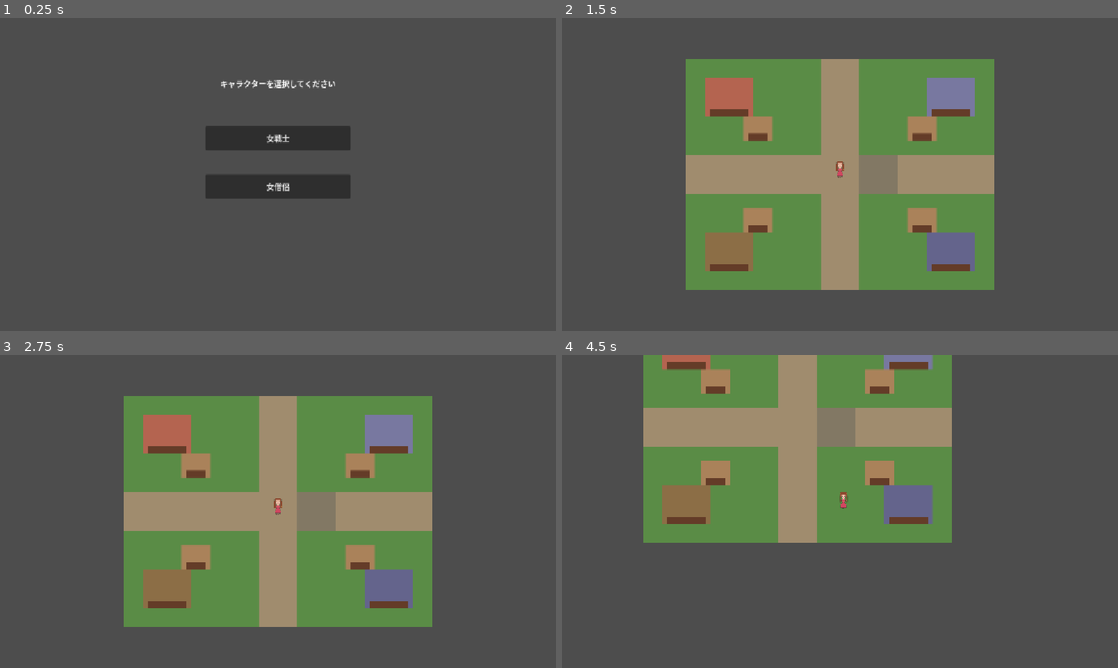
Above: before the commit, frames 1-4 (two rows, left to right).
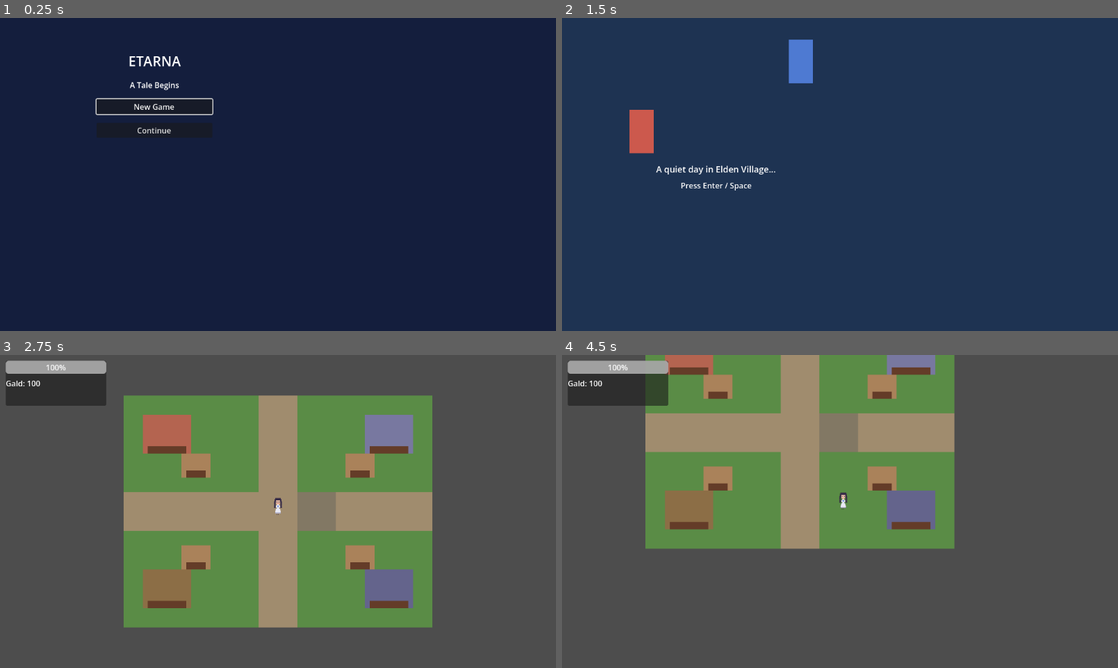
Above: after the commit, the same moments.

Repository: nkbfq763/GodotTown
Game: Godot game, scene res://title.tscn
The game is run twice, just before and just after one commit, with the same random seed, the same clock (stepped at 60 frames per second) and the same inputs. Before the commit the project starts from res://character_select.tscn.
Inputs (mouse positions are in pixels of both pictures, inside the frame that each line leads up to):
- Up to frame 1 (0.25 s): no input
- Up to frame 2 (1.5 s): click (840, 136) at 0.5 s, where only the run before the commit has a clickable "女戦士"; click (717, 105) at 1.25 s, where only the run after the commit has a clickable "New Game"
- Up to frame 3 (2.75 s): tap Enter (ui_accept) at 2, 2.27, 2.57 s; hold Right (ui_right) from 2.03 s (still down); hold A (a) from 2.03 s (still down); tap D (d) at 2.3 s
- Up to frame 4 (4.5 s): release Right (ui_right) at 2.78 s; release A (a) at 2.78 s; hold Down (ui_down) 2.78-3.53 s; tap D (d) at 2.85 s; tap Enter (ui_accept) at 3.02, 3.32 s; tap S (s) at 3.05 s; hold Right (ui_right) 3.53-4.28 s; hold S (s) 3.53-4.28 s; tap W (w) at 3.8, 4.35 s; hold Up (ui_up) from 4.28 s (still down)

The runs differ from the first frame. In frame 1, 100% of the frame differs, in the area x 0-100%, y 0-100%; in frame 2, 100%; in frame 3, 3.3%; in frame 4, 9.3%.

Commit message:
P1のタイトルからバトルまでを実装
Co-Authored-By: Devin AI <158243242+devin-ai-integration[bot]@users.noreply.github.com>

Diff:
--- /dev/null
+++ b/battle.gd
@@ -0,0 +1,83 @@
+extends Node2D
+
+enum State { START, PLAYER_TURN, RESULT }
+var state := State.START
+var hero: CharacterData
+var enemies: Array[Dictionary] = []
+var result_label: Label
+var status_label: Label
+
+func _ready() -> void:
+	hero = GameData.get_character_data()
+	if not hero:
+		hero = load("res://data/hero.tres")
+		GameData.set_character_data(hero)
+	hero.reset_for_battle()
+	for data in GameData.pending_encounter:
+		enemies.append({"data": data, "hp": data.max_hp})
+	result_label = $Result
+	status_label = $Status
+	state = State.PLAYER_TURN
+	_refresh_display()
+
+func _unhandled_input(event: InputEvent) -> void:
+	if state == State.PLAYER_TURN and event.is_action_pressed("ui_accept"):
+		_attack()
+	elif state == State.RESULT and event.is_action_pressed("ui_accept"):
+		if GameData.battle_won:
+			get_tree().change_scene_to_file("res://field.tscn")
+		else:
+			get_tree().change_scene_to_file("res://title.tscn")
+
+func _physics_process(_delta: float) -> void:
+	if state != State.PLAYER_TURN:
+		return
+	var direction := Input.get_axis("ui_left", "ui_right")
+	$Hero.position.x = clampf($Hero.position.x + direction * 3.0, 80.0, 260.0)
+
+func _attack() -> void:
+	for enemy in enemies:
+		if enemy.hp > 0:
+			var defender: EnemyData = enemy.data
+			var damage := maxi(1, int(hero.attack * 1.0) - defender.defense)
+			enemy.hp = maxi(0, enemy.hp - damage)
+			status_label.text = "%s attacks %s for %d damage!" % [hero.character_name, defender.enemy_name, damage]
+			break
+	if _all_defeated():
+		_win()
+	else:
+		_enemy_turn()
+	_refresh_display()
+
+func _enemy_turn() -> void:
+	for enemy in enemies:
+		if enemy.hp > 0:
+			var attacker: EnemyData = enemy.data
+			var damage := maxi(1, attacker.attack - hero.defense)
+			hero.current_hp = maxi(0, hero.current_hp - damage)
+			status_label.text += "  %s hits Roland for %d." % [attacker.enemy_name, damage]
+			if hero.current_hp == 0:
+				state = State.RESULT
+				GameData.finish_battle(false)
+				result_label.text = "Defeat\nPress Enter to return to title"
+			break
+
+func _all_defeated() -> bool:
+	for enemy in enemies:
+		if enemy.hp > 0:
+			return false
+	return true
+
+func _win() -> void:
+	state = State.RESULT
+	var reward := 0
+	for enemy in enemies:
+		reward += enemy.data.gald
+	GameData.gald += reward
+	GameData.finish_battle(true)
+	result_label.text = "Victory!  +%d Gald\nPress Enter to return" % reward
+
+func _refresh_display() -> void:
+	for index in enemies.size():
+		var enemy_label: Label = $EnemyList.get_child(index)
+		enemy_label.text = "%s  HP %d/%d" % [enemies[index].data.enemy_name, enemies[index].hp, enemies[index].data.max_hp]
--- /dev/null
+++ b/battle.tscn
@@ -0,0 +1,70 @@
+[gd_scene load_steps=3 format=3]
+
+[ext_resource type="Script" path="res://battle.gd" id="1"]
+[ext_resource type="PackedScene" path="res://ui/hud.tscn" id="2"]
+
+[node name="Battle" type="Node2D"]
+script = ExtResource("1")
+
+[node name="Background" type="ColorRect" parent="."]
+offset_right = 640.0
+offset_bottom = 360.0
+color = Color(0.12, 0.32, 0.2, 1)
+mouse_filter = 2
+
+[node name="Ground" type="ColorRect" parent="."]
+offset_left = 30.0
+offset_top = 270.0
+offset_right = 610.0
+offset_bottom = 320.0
+color = Color(0.42, 0.3, 0.2, 1)
+mouse_filter = 2
+
+[node name="Hero" type="ColorRect" parent="."]
+offset_left = 130.0
+offset_top = 190.0
+offset_right = 180.0
+offset_bottom = 270.0
+color = Color(0.8, 0.35, 0.3, 1)
+
+[node name="EnemyA" type="ColorRect" parent="."]
+offset_left = 450.0
+offset_top = 195.0
+offset_right = 500.0
+offset_bottom = 260.0
+color = Color(0.2, 0.8, 0.45, 1)
+
+[node name="EnemyList" type="VBoxContainer" parent="."]
+offset_left = 400.0
+offset_top = 20.0
+offset_right = 610.0
+offset_bottom = 100.0
+
+[node name="Enemy1" type="Label" parent="EnemyList"]
+layout_mode = 2
+text = "Enemy"
+
+[node name="Enemy2" type="Label" parent="EnemyList"]
+layout_mode = 2
+text = ""
+
+[node name="Enemy3" type="Label" parent="EnemyList"]
+layout_mode = 2
+text = ""
+
+[node name="Status" type="Label" parent="."]
+offset_left = 40.0
+offset_top = 325.0
+offset_right = 600.0
+offset_bottom = 345.0
+text = "Press Enter / Space to attack"
+
+[node name="Result" type="Label" parent="."]
+offset_left = 180.0
+offset_top = 120.0
+offset_right = 460.0
+offset_bottom = 180.0
+theme_override_font_sizes/font_size = 20
+horizontal_alignment = 1
+
+[node name="HUD" parent="." instance=ExtResource("2")]
--- a/character_data.gd
+++ b/character_data.gd
@@ -6,4 +6,14 @@
 @export var sprite_texture: Texture2D
 @export var speed: float = 150.0
 @export var health: int = 100
+@export var defense: int = 0
+@export var max_tp: int = 100
+@export var current_hp: int = -1
+@export var current_tp: int = -1
 @export var attack: int = 10
+
+func reset_for_battle() -> void:
+	if current_hp < 0:
+		current_hp = health
+	if current_tp < 0:
+		current_tp = max_tp
--- a/character_select.gd
+++ /dev/null
@@ -1,30 +0,0 @@
-extends Control
-
-@onready var warrior_button = $WarriorButton
-@onready var priest_button = $PriestButton
-
-func _ready() -> void:
-	warrior_button.pressed.connect(_on_warrior_selected)
-	priest_button.pressed.connect(_on_priest_selected)
-
-func _on_warrior_selected() -> void:
-	var warrior_data := CharacterData.new()
-	warrior_data.character_name = "女戦士"
-	warrior_data.character_type = "warrior"
-	warrior_data.speed = 160.0
-	warrior_data.health = 120
-	warrior_data.attack = 15
-	_start_game(warrior_data)
-
-func _on_priest_selected() -> void:
-	var priest_data := CharacterData.new()
-	priest_data.character_name = "女僧侶"
-	priest_data.character_type = "priest"
-	priest_data.speed = 140.0
-	priest_data.health = 80
-	priest_data.attack = 8
-	_start_game(priest_data)
-
-func _start_game(data: CharacterData) -> void:
-	GameData.set_character_data(data)
-	get_tree().change_scene_to_file("res://main.tscn")
--- a/character_select.tscn
+++ /dev/null
@@ -1,53 +0,0 @@
-[gd_scene load_steps=3 format=3 uid="uid://character_select"]
-
-[ext_resource type="Script" path="res://character_select.gd" id="1_select"]
-
-[sub_resource type="Theme" id="Theme_1"]
-
-[node name="CharacterSelect" type="Control"]
-layout_mode = 3
-anchors_preset = 15
-anchor_right = 1.0
-anchor_bottom = 1.0
-theme = SubResource("Theme_1")
-script = ExtResource("1_select")
-
-[node name="Label" type="Label" parent="."]
-layout_mode = 1
-anchors_preset = 8
-anchor_left = 0.5
-anchor_top = 0.5
-anchor_right = 0.5
-anchor_bottom = 0.5
-offset_left = -200.0
-offset_top = -200.0
-offset_right = 200.0
-offset_bottom = -150.0
-text = "キャラクターを選択してください"
-horizontal_alignment = 1
-
-[node name="WarriorButton" type="Button" parent="."]
-layout_mode = 1
-anchors_preset = 8
-anchor_left = 0.5
-anchor_top = 0.5
-anchor_right = 0.5
-anchor_bottom = 0.5
-offset_left = -150.0
-offset_top = -100.0
-offset_right = 150.0
-offset_bottom = -50.0
-text = "女戦士"
-
-[node name="PriestButton" type="Button" parent="."]
-layout_mode = 1
-anchors_preset = 8
-anchor_left = 0.5
-anchor_top = 0.5
-anchor_right = 0.5
-anchor_bottom = 0.5
-offset_left = -150.0
-offset_top = 0.0
-offset_right = 150.0
-offset_bottom = 50.0
-text = "女僧侶"
--- /dev/null
+++ b/data/enemy_data.gd
@@ -0,0 +1,10 @@
+extends Resource
+class_name EnemyData
+
+@export var enemy_name: String
+@export var max_hp: int = 30
+@export var attack: int = 5
+@export var defense: int = 0
+@export var exp: int = 5
+@export var gald: int = 3
+@export_file("*.png") var battle_sprite: String = "res://assets/enemies/slime/battle.png"
--- /dev/null
+++ b/data/goblin.tres
@@ -0,0 +1,12 @@
+[gd_resource type="Resource" script_class="EnemyData" load_steps=2 format=3]
+
+[ext_resource type="Script" path="res://data/enemy_data.gd" id="1"]
+
+[resource]
+script = ExtResource("1")
+enemy_name = "Goblin"
+max_hp = 36
+attack = 8
+defense = 2
+exp = 8
+gald = 10
--- /dev/null
+++ b/data/hero.tres
@@ -0,0 +1,13 @@
+[gd_resource type="Resource" script_class="CharacterData" load_steps=2 format=3]
+
+[ext_resource type="Script" path="res://character_data.gd" id="1"]
+
+[resource]
+script = ExtResource("1")
+character_name = "Roland Hartwell"
+character_type = "hero"
+speed = 150.0
+health = 120
+defense = 4
+max_tp = 40
+attack = 14
--- /dev/null
+++ b/data/skill_data.gd
@@ -0,0 +1,7 @@
+extends Resource
+class_name SkillData
+
+@export var skill_name: String
+@export var tp_cost: int = 0
+@export var power: float = 1.0
+@export var element: String = "none"
--- /dev/null
+++ b/data/slime.tres
@@ -0,0 +1,12 @@
+[gd_resource type="Resource" script_class="EnemyData" load_steps=2 format=3]
+
+[ext_resource type="Script" path="res://data/enemy_data.gd" id="1"]
+
+[resource]
+script = ExtResource("1")
+enemy_name = "Slime"
+max_hp = 24
+attack = 5
+defense = 1
+exp = 4
+gald = 6
--- /dev/null
+++ b/field.tscn
@@ -0,0 +1,59 @@
+[gd_scene load_steps=7 format=3]
+
+[ext_resource type="Script" path="res://field/field.gd" id="1"]
+[ext_resource type="PackedScene" path="res://player.tscn" id="2"]
+[ext_resource type="Script" path="res://field/enemy_symbol.gd" id="3"]
+[ext_resource type="PackedScene" path="res://ui/hud.tscn" id="4"]
+[ext_resource type="Resource" path="res://data/slime.tres" id="5"]
+[ext_resource type="Resource" path="res://data/goblin.tres" id="6"]
+
+[sub_resource type="RectangleShape2D" id="ExitShape"]
+size = Vector2(80, 20)
+
+[node name="Field" type="Node2D"]
+script = ExtResource("1")
+
+[node name="Background" type="ColorRect" parent="."]
+offset_right = 640.0
+offset_bottom = 360.0
+color = Color(0.22, 0.52, 0.25, 1)
+mouse_filter = 2
+
+[node name="Path" type="ColorRect" parent="."]
+offset_left = 0.0
+offset_top = 150.0
+offset_right = 640.0
+offset_bottom = 220.0
+color = Color(0.64, 0.51, 0.3, 1)
+mouse_filter = 2
+
+[node name="Player" parent="." instance=ExtResource("2")]
+position = Vector2(110, 180)
+
+[node name="SlimeSymbol" type="Area2D" parent="."]
+position = Vector2(300, 180)
+script = ExtResource("3")
+symbol_id = "slime_1"
+enemy_data = ExtResource("5")
+collision_layer = 2
+collision_mask = 1
+
+[node name="GoblinSymbol" type="Area2D" parent="."]
+position = Vector2(500, 180)
+script = ExtResource("3")
+symbol_id = "goblin_1"
+enemy_data = ExtResource("6")
+collision_layer = 2
+collision_mask = 1
+
+[node name="TownExit" type="Area2D" parent="."]
+position = Vector2(320, 15)
+collision_layer = 2
+collision_mask = 1
+
+[node name="CollisionShape2D" type="CollisionShape2D" parent="TownExit"]
+shape = SubResource("ExitShape")
+
+[node name="HUD" parent="." instance=ExtResource("4")]
+
+[connection signal="body_entered" from="TownExit" to="." method="_on_town_exit_body_entered"]
--- /dev/null
+++ b/field/enemy_symbol.gd
@@ -0,0 +1,28 @@
+extends Area2D
+
+@export var symbol_id: String = "slime_1"
+@export var enemy_data: EnemyData
+var triggered := false
+
+func _ready() -> void:
+	var shape := CollisionShape2D.new()
+	var circle := CircleShape2D.new()
+	circle.radius = 18.0
+	shape.shape = circle
+	add_child(shape)
+	body_entered.connect(_on_body_entered)
+	queue_redraw()
+
+func _draw() -> void:
+	draw_circle(Vector2.ZERO, 16.0, Color(0.2, 0.8, 0.45, 1))
+	draw_circle(Vector2(-5, -3), 2.0, Color.WHITE)
+	draw_circle(Vector2(5, -3), 2.0, Color.WHITE)
+	draw_circle(Vector2(-5, -3), 1.0, Color.DARK_GREEN)
+	draw_circle(Vector2(5, -3), 1.0, Color.DARK_GREEN)
+
+func _on_body_entered(body: Node2D) -> void:
+	if triggered or not body is CharacterBody2D:
+		return
+	triggered = true
+	GameData.set_encounter([enemy_data], symbol_id)
+	get_tree().change_scene_to_file("res://battle.tscn")
--- /dev/null
+++ b/field/field.gd
@@ -0,0 +1,18 @@
+extends Node2D
+
+const SLIME: EnemyData = preload("res://data/slime.tres")
+const GOBLIN: EnemyData = preload("res://data/goblin.tres")
+
+func _ready() -> void:
+	if GameData.battle_won and not GameData.defeated_symbol_id.is_empty():
+		for symbol in get_children():
+			if symbol.get("symbol_id") == GameData.defeated_symbol_id:
+				symbol.queue_free()
+				break
+		GameData.battle_won = false
+		GameData.defeated_symbol_id = ""
+	$Player.global_position = Vector2(110, 180)
+
+func _on_town_exit_body_entered(body: Node2D) -> void:
+	if body is CharacterBody2D:
+		get_tree().change_scene_to_file("res://main.tscn")
--- a/game_data.gd
+++ b/game_data.gd
@@ -1,9 +1,37 @@
 extends Node
 
 var character_data: CharacterData
+var party: Array[CharacterData] = []
+var gald: int = 100
+var progress_flags: Dictionary = {}
+var pending_encounter: Array[EnemyData] = []
+var pending_symbol_id: String = ""
+var battle_won: bool = false
+var defeated_symbol_id: String = ""
 
 func set_character_data(data: CharacterData) -> void:
 	character_data = data
+	if party.is_empty():
+		party.append(data)
+	else:
+		party[0] = data
+	data.reset_for_battle()
 
 func get_character_data() -> CharacterData:
-	return character_data
+	if character_data:
+		return character_data
+	if not party.is_empty():
+		return party[0]
+	return null
+
+func set_encounter(enemies: Array[EnemyData], symbol_id: String) -> void:
+	pending_encounter = enemies
+	pending_symbol_id = symbol_id
+	battle_won = false
+	defeated_symbol_id = ""
+
+func finish_battle(won: bool) -> void:
+	battle_won = won
+	if won:
+		defeated_symbol_id = pending_symbol_id
+	pending_encounter.clear()
--- a/main.gd
+++ b/main.gd
@@ -4,5 +4,11 @@
 @onready var player: CharacterBody2D = $Player
 
 func _ready() -> void:
+	if not GameData.get_character_data():
+		GameData.set_character_data(load("res://data/hero.tres"))
 	if town_map.has_method("get_spawn_point"):
 		player.global_position = town_map.get_spawn_point()
+
+func _on_field_exit_body_entered(body: Node2D) -> void:
+	if body is CharacterBody2D:
+		get_tree().change_scene_to_file("res://field.tscn")
--- a/main.tscn
+++ b/main.tscn
@@ -1,8 +1,12 @@
-[gd_scene load_steps=3 format=3 uid="uid://main"]
+[gd_scene load_steps=5 format=3 uid="uid://main"]
 
 [ext_resource type="PackedScene" uid="uid://player" path="res://player.tscn" id="1_player"]
 [ext_resource type="PackedScene" uid="uid://town_map" path="res://town_map.tscn" id="2_town_map"]
 [ext_resource type="Script" path="res://main.gd" id="3_main"]
+[ext_resource type="PackedScene" path="res://ui/hud.tscn" id="4_hud"]
+
+[sub_resource type="RectangleShape2D" id="ExitShape"]
+size = Vector2(100, 24)
 
 [node name="Main" type="Node2D"]
 script = ExtResource("3_main")
@@ -15,3 +19,15 @@
 [node name="Camera2D" type="Camera2D" parent="Player"]
 position_smoothing_enabled = true
 position_smoothing_speed = 5.0
+
+[node name="FieldExit" type="Area2D" parent="."]
+position = Vector2(320, 465)
+collision_layer = 2
+collision_mask = 1
+
+[node name="CollisionShape2D" type="CollisionShape2D" parent="FieldExit"]
+shape = SubResource("ExitShape")
+
+[node name="HUD" parent="." instance=ExtResource("4_hud")]
+
+[connection signal="body_entered" from="FieldExit" to="." method="_on_field_exit_body_entered"]
--- /dev/null
+++ b/opening.gd
@@ -0,0 +1,30 @@
+extends Control
+
+var step := 0
+@onready var message: Label = $Message
+
+func _ready() -> void:
+	var hero: CharacterData = load("res://data/hero.tres")
+	GameData.set_character_data(hero)
+	_update_step()
+
+func _unhandled_input(event: InputEvent) -> void:
+	if event.is_action_pressed("ui_accept"):
+		step += 1
+		if step >= 3:
+			get_tree().change_scene_to_file("res://main.tscn")
+		else:
+			_update_step()
+
+func _update_step() -> void:
+	match step:
+		0:
+			message.text = "A quiet day in Elden Village..."
+			$Selene.color = Color(0.35, 0.55, 0.95, 0.8)
+			$Selene.position = Vector2(470, 45)
+		1:
+			message.text = "Selene falls from the sky!"
+			$Selene.position = Vector2(470, 185)
+		2:
+			message.text = "Roland catches her. A new journey begins."
+			$Roland.color = Color(0.8, 0.35, 0.3, 1)
--- /dev/null
+++ b/opening.tscn
@@ -0,0 +1,50 @@
+[gd_scene load_steps=2 format=3]
+
+[ext_resource type="Script" path="res://opening.gd" id="1"]
+
+[node name="Opening" type="Control"]
+layout_mode = 3
+anchors_preset = 15
+anchor_right = 1.0
+anchor_bottom = 1.0
+grow_horizontal = 2
+grow_vertical = 2
+script = ExtResource("1")
+
+[node name="Background" type="ColorRect" parent="."]
+layout_mode = 1
+anchors_preset = 15
+anchor_right = 1.0
+anchor_bottom = 1.0
+color = Color(0.12, 0.2, 0.32, 1)
+
+[node name="Roland" type="ColorRect" parent="."]
+offset_left = 140.0
+offset_top = 190.0
+offset_right = 190.0
+offset_bottom = 280.0
+color = Color(0.8, 0.35, 0.3, 1)
+
+[node name="Selene" type="ColorRect" parent="."]
+offset_left = 470.0
+offset_top = 45.0
+offset_right = 520.0
+offset_bottom = 135.0
+color = Color(0.35, 0.55, 0.95, 0.8)
+
+[node name="Message" type="Label" parent="."]
+offset_left = 80.0
+offset_top = 300.0
+offset_right = 560.0
+offset_bottom = 335.0
+theme_override_font_sizes/font_size = 18
+text = "..."
+horizontal_alignment = 1
+
+[node name="Hint" type="Label" parent="."]
+offset_left = 220.0
+offset_top = 335.0
+offset_right = 420.0
+offset_bottom = 355.0
+text = "Press Enter / Space"
+horizontal_alignment = 1
--- a/project.godot
+++ b/project.godot
@@ -11,7 +11,7 @@
 [application]
 
 config/name="town"
-run/main_scene="res://character_select.tscn"
+run/main_scene="res://title.tscn"
 config/features=PackedStringArray("4.7", "Forward Plus")
 config/icon="res://icon.svg"
 
@@ -22,7 +22,12 @@
 [display]
 
 window/stretch/mode="canvas_items"
-window/stretch/aspect="expand"
+display/window/size/viewport_width=640
+display/window/size/viewport_height=360
+display/window/size/window_width_override=1280
+display/window/size/window_height_override=720
+window/stretch/aspect="keep"
+window/stretch/scale_mode="integer"
 
 [input]
 
--- /dev/null
+++ b/title.gd
@@ -0,0 +1,10 @@
+extends Control
+
+func _ready() -> void:
+	$Panel/NewButton.grab_focus()
+
+func _on_new_button_pressed() -> void:
+	get_tree().change_scene_to_file("res://opening.tscn")
+
+func _on_continue_button_pressed() -> void:
+	get_tree().change_scene_to_file("res://opening.tscn")
--- /dev/null
+++ b/title.tscn
@@ -0,0 +1,51 @@
+[gd_scene load_steps=2 format=3]
+
+[ext_resource type="Script" path="res://title.gd" id="1"]
+
+[node name="Title" type="Control"]
+layout_mode = 3
+anchors_preset = 15
+anchor_right = 1.0
+anchor_bottom = 1.0
+grow_horizontal = 2
+grow_vertical = 2
+script = ExtResource("1")
+
+[node name="Background" type="ColorRect" parent="."]
+layout_mode = 1
+anchors_preset = 15
+anchor_right = 1.0
+anchor_bottom = 1.0
+grow_horizontal = 2
+grow_vertical = 2
+color = Color(0.08, 0.12, 0.24, 1)
+
+[node name="Panel" type="VBoxContainer" parent="."]
+layout_mode = 0
+offset_left = 200.0
+offset_top = 70.0
+offset_right = 440.0
+offset_bottom = 300.0
+theme_override_constants/separation = 18
+
+[node name="TitleLabel" type="Label" parent="Panel"]
+layout_mode = 2
+theme_override_font_sizes/font_size = 28
+text = "ETARNA"
+horizontal_alignment = 1
+
+[node name="Subtitle" type="Label" parent="Panel"]
+layout_mode = 2
+text = "A Tale Begins"
+horizontal_alignment = 1
+
+[node name="NewButton" type="Button" parent="Panel"]
+layout_mode = 2
+text = "New Game"
+
+[node name="ContinueButton" type="Button" parent="Panel"]
+layout_mode = 2
+text = "Continue"
+
+[connection signal="pressed" from="Panel/NewButton" to="." method="_on_new_button_pressed"]
+[connection signal="pressed" from="Panel/ContinueButton" to="." method="_on_continue_button_pressed"]
--- /dev/null
+++ b/ui/hud.gd
@@ -0,0 +1,31 @@
+extends CanvasLayer
+
+var character: CharacterData
+var hp_bar: ProgressBar
+var tp_bar: ProgressBar
+var gald_label: Label
+
+func _ready() -> void:
+	hp_bar = $Panel/HP
+	tp_bar = $Panel/TP
+	gald_label = $Panel/Gald
+	set_character(GameData.get_character_data())
+
+func set_character(data: CharacterData) -> void:
+	character = data
+	if not character:
+		return
+	character.reset_for_battle()
+	hp_bar.max_value = character.health
+	tp_bar.max_value = character.max_tp
+	_refresh()
+
+func _process(_delta: float) -> void:
+	_refresh()
+
+func _refresh() -> void:
+	if not character:
+		return
+	hp_bar.value = character.current_hp
+	tp_bar.value = character.current_tp
+	gald_label.text = "Gald: %d" % GameData.gald
--- /dev/null
+++ b/ui/hud.tscn
@@ -0,0 +1,26 @@
+[gd_scene load_steps=2 format=3]
+
+[ext_resource type="Script" path="res://ui/hud.gd" id="1"]
+
+[node name="HUD" type="CanvasLayer"]
+script = ExtResource("1")
+
+[node name="Panel" type="PanelContainer" parent="."]
+offset_left = 12.0
+offset_top = 12.0
+offset_right = 220.0
+offset_bottom = 105.0
+
+[node name="HP" type="ProgressBar" parent="Panel"]
+layout_mode = 2
+value = 100.0
+show_percentage = true
+
+[node name="TP" type="ProgressBar" parent="Panel"]
+layout_mode = 2
+value = 100.0
+show_percentage = true
+
+[node name="Gald" type="Label" parent="Panel"]
+layout_mode = 2
+text = "Gald: 0"
